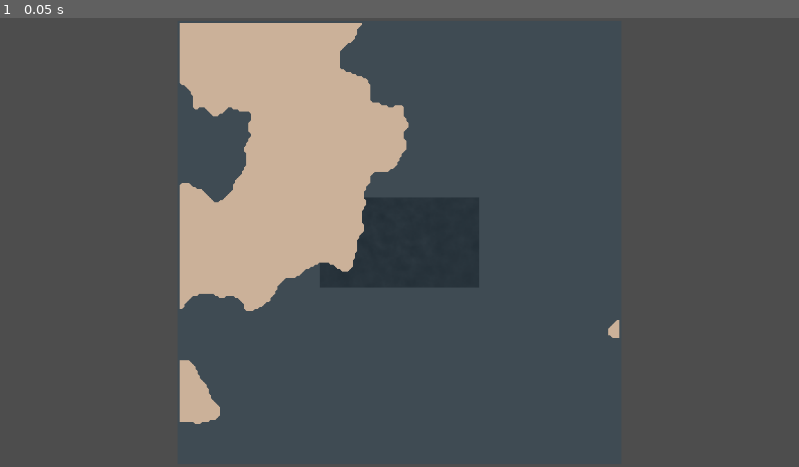
Above: before the commit, frame 1.
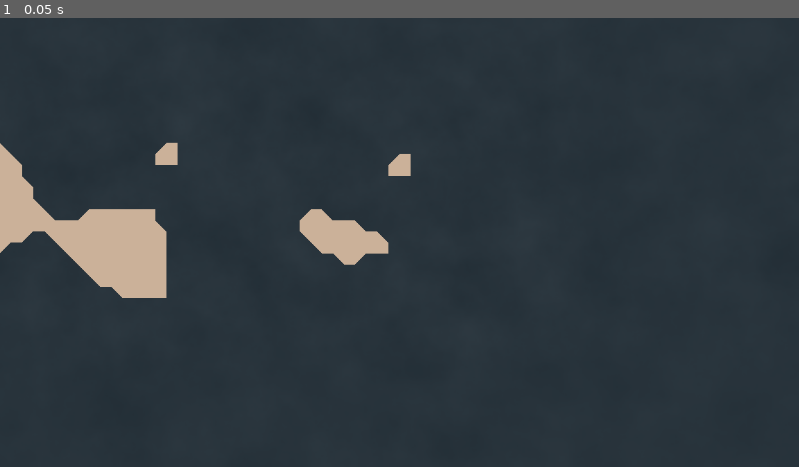
Above: after the commit, the same moment.

Repository: ObfuscatedOwl/bote-game
Game: Godot game, scene res://scenes/terrain.tscn
Two runs of this game, one before a commit and one after it. Both use one fixed random seed, a clock stepped at 60 frames per second and the inputs below. This scene is started directly instead of the project's main scene.
Inputs:
- Up to frame 1 (0.05 s): no input

The runs differ from the first frame. In frame 1, 69% of the frame differs, in the area x 0-100%, y 0-100%.

Commit message:
more terrain apparently

Diff:
--- a/bote game/scenes/terrain.tscn
+++ b/bote game/scenes/terrain.tscn
@@ -51,4 +51,3 @@
 script = ExtResource("3_ci1mg")
 
 [node name="Camera2D" type="Camera2D" parent="."]
-zoom = Vector2(0.2, 0.2)
--- a/bote game/scripts/customAutoTile.gd
+++ b/bote game/scripts/customAutoTile.gd
@@ -21,11 +21,10 @@
 			set_cell(0, cell, 0, Vector2i(3, 1))
 
 func allNeighboursSame(cell):
-	for relativeX in [Vector2i(-1, 0), Vector2i(0, 0), Vector2i(1, 0)]:
-		for relativeY in [Vector2i(0, -1), Vector2i(0, 0), Vector2i(0, 1)]:
-			if not get_cell_atlas_coords(0, cell) == get_cell_atlas_coords(0, cell + relativeX + relativeY):
-				if not get_cell_atlas_coords(0, cell + relativeX + relativeY) == emptyCellID:
-					return false
+	for adjacent in [Vector2i(-1, 0), Vector2i(1, 0), Vector2i(0, -1), Vector2i(0, 1)]:
+		if not get_cell_atlas_coords(0, cell) == get_cell_atlas_coords(0, cell +adjacent):
+			if not get_cell_atlas_coords(0, cell + adjacent) == emptyCellID:
+				return false
 	return true
 
 func setCornerGroundCell(cell):
--- a/bote game/scripts/terrain.gd
+++ b/bote game/scripts/terrain.gd
@@ -26,7 +26,4 @@
 		$Map.set_cell(0, pos, 0, tileRef["ground"])
 
 func centralFocus(x, y):
-	return pow(start.length() / (10 * Vector2(x, y).length() + 1), 2/3)
-
-func setWaterNoise():
-	pass
+	return pow(start.length() / (10 * Vector2(x, y).length() + 1), 1)
